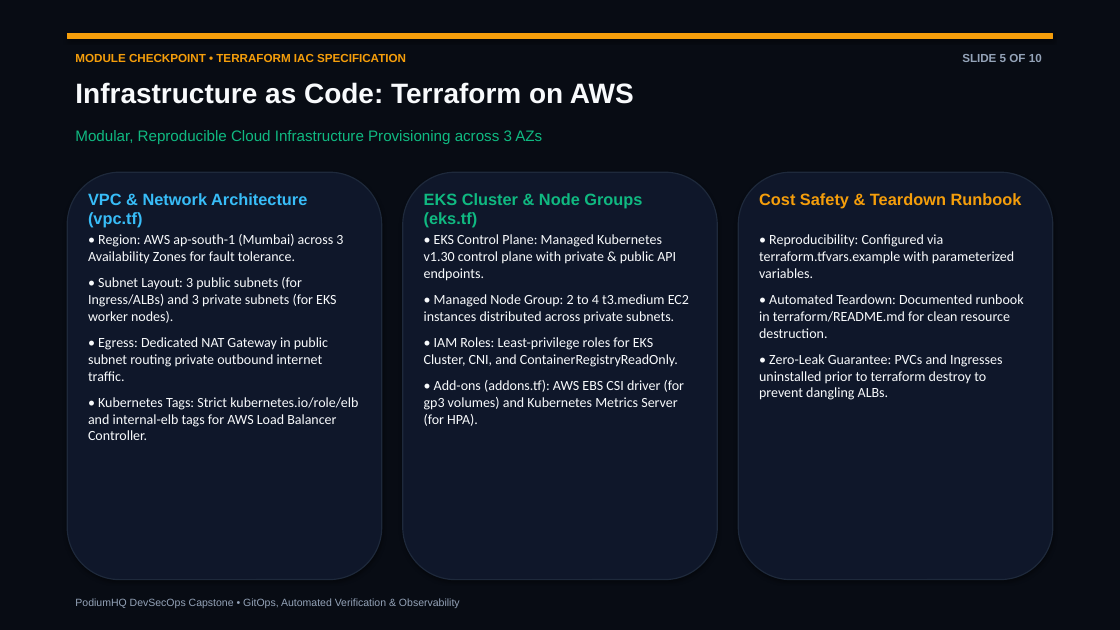
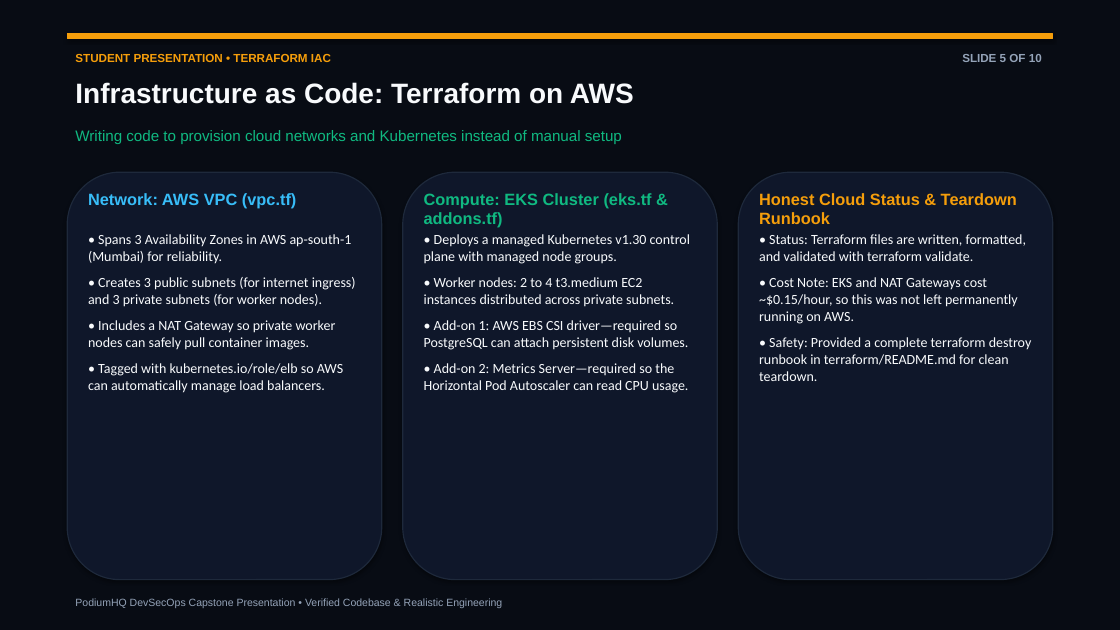
Before and after one commit to nandakishore-dasari/podiumHQ, a slide deck: slide 5 of demo/presentation.pptx. Drawn at 1120x630 pixels with LibreOffice and Linux fonts; fonts in the diff are those of the drawing. Boxes give left, top, right and bottom in pixels: in the first picture for what was removed or moved away, otherwise in the second. Text is boxed around its words. In the diff, an @@ line names an element or a change of style, - is before the commit and + after.

Commit message:
docs(presentation): personalize slides with student credentials (D.N.Nanda kishore, Roll: 10024, Batch: A) [skip ci]

```diff
--- a/demo/presentation.pptx
+++ b/demo/presentation.pptx
@@ text at box(75, 54, 331, 62): text changed @@
-MODULE CHECKPOINT • TERRAFORM IAC SPECIFICATION
+STUDENT PRESENTATION • TERRAFORM IAC
@@ text at box(75, 130, 622, 144): text changed @@
-Modular, Reproducible Cloud Infrastructure Provisioning across 3 AZs
+Writing code to provision cloud networks and Kubernetes instead of manual setup
@@ text at box(88, 193, 296, 208): text changed @@
-VPC & Network Architecture (vpc.tf)
+Network: AWS VPC (vpc.tf)
@@ text at box(424, 193, 652, 228): text changed @@
-EKS Cluster & Node Groups (eks.tf)
+Compute: EKS Cluster (eks.tf & addons.tf)
@@ text at box(759, 193, 1017, 224): text changed @@
-Cost Safety & Teardown Runbook
+Honest Cloud Status & Teardown Runbook
@@ text at box(88, 234, 356, 393): text changed @@
-• Region: AWS ap-south-1 (Mumbai) across 3 Availability Zones for fault tolerance.
-• Subnet Layout: 3 public subnets (for Ingress/ALBs) and 3 private subnets (for EKS worker nodes).
-• Egress: Dedicated NAT Gateway in public subnet routing private outbound internet traffic.
-• Kubernetes Tags: Strict kubernetes.io/role/elb and internal-elb tags for AWS Load Balancer Controller.
+• Spans 3 Availability Zones in AWS ap-south-1 (Mumbai) for reliability.
+• Creates 3 public subnets (for internet ingress) and 3 private subnets (for worker nodes).
+• Includes a NAT Gateway so private worker nodes can safely pull container images.
+• Tagged with kubernetes.io/role/elb so AWS can automatically manage load balancers.
@@ text at box(424, 234, 690, 393): text changed @@
-• EKS Control Plane: Managed Kubernetes v1.30 control plane with private & public API endpoints.
-• Managed Node Group: 2 to 4 t3.medium EC2 instances distributed across private subnets.
-• IAM Roles: Least-privilege roles for EKS Cluster, CNI, and ContainerRegistryReadOnly.
-• Add-ons (addons.tf): AWS EBS CSI driver (for gp3 volumes) and Kubernetes Metrics Server (for HPA).
+• Deploys a managed Kubernetes v1.30 control plane with managed node groups.
+• Worker nodes: 2 to 4 t3.medium EC2 instances distributed across private subnets.
+• Add-on 1: AWS EBS CSI driver—required so PostgreSQL can attach persistent disk volumes.
+• Add-on 2: Metrics Server—required so the Horizontal Pod Autoscaler can read CPU usage.
@@ text at box(759, 234, 1032, 381): text changed @@
-• Reproducibility: Configured via terraform.tfvars.example with parameterized variables.
-• Automated Teardown: Documented runbook in terraform/README.md for clean resource destruction.
-• Zero-Leak Guarantee: PVCs and Ingresses uninstalled prior to terraform destroy to prevent dangling ALBs.
+• Status: Terraform files are written, formatted, and validated with terraform validate.
+• Cost Note: EKS and NAT Gateways cost ~$0.15/hour, so this was not left permanently running on AWS.
+• Safety: Provided a complete terraform destroy runbook in terraform/README.md for clean teardown.
@@ text at box(75, 598, 502, 608): text changed @@
-PodiumHQ DevSecOps Capstone • GitOps, Automated Verification & Observability
+PodiumHQ DevSecOps Capstone Presentation • Verified Codebase & Realistic Engineering
```
Also in this commit, not shown: 9 other slides changed, 3 other files.
